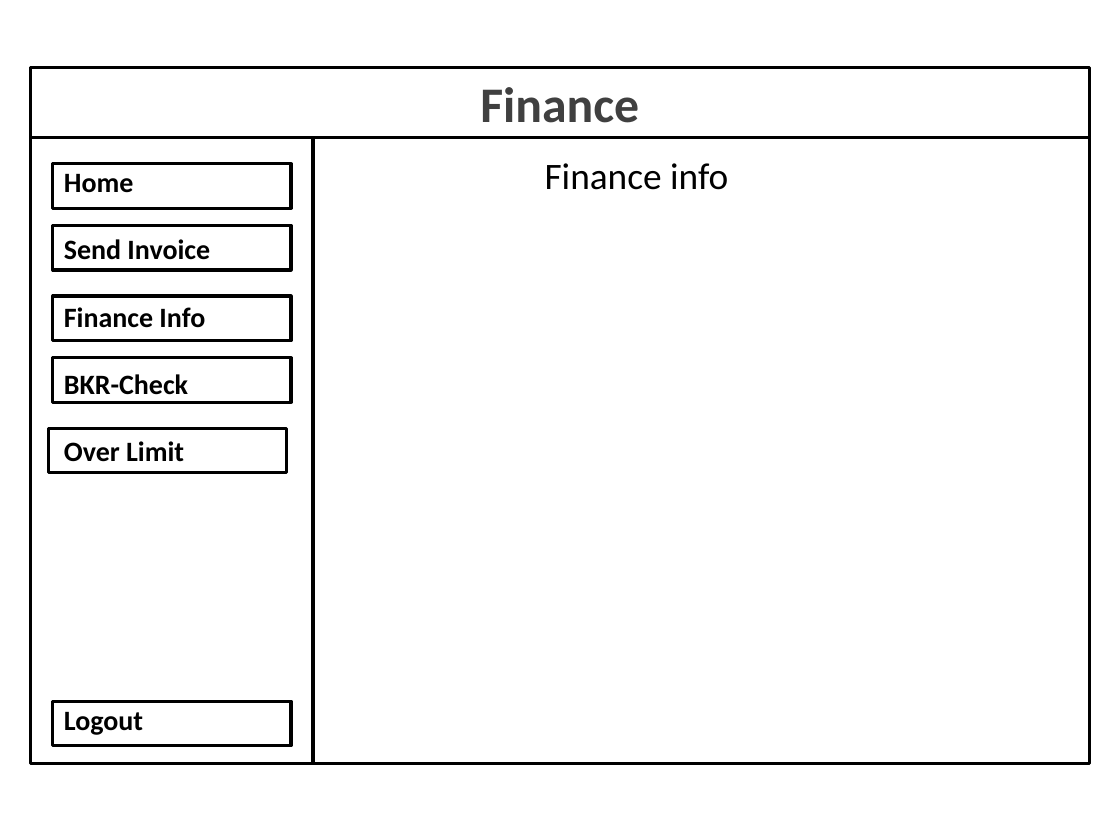
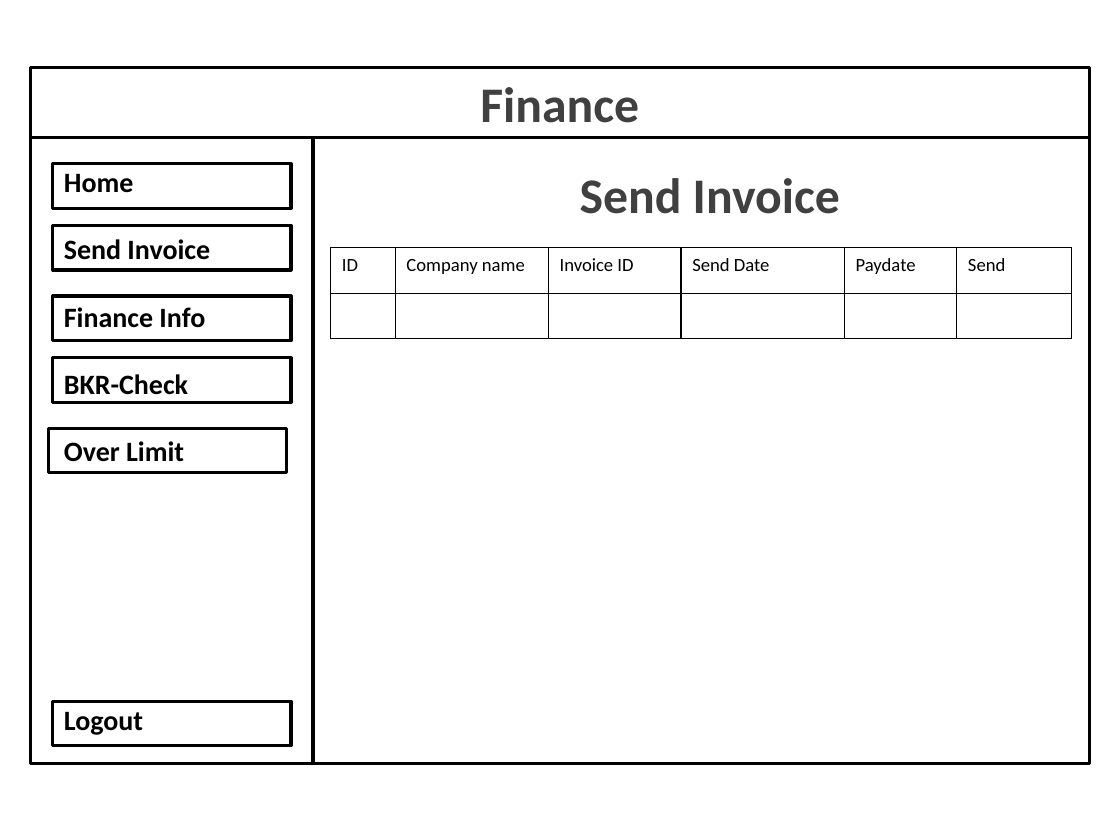
Before and after one commit to Aplicticus/Project_Barroc-IT_Groep6, a slide deck: slide 14 of Docs/Prototype_v0.1/Barroc-IT Prototype.pptx. Drawn at 1120x840 pixels with LibreOffice and Linux fonts; fonts in the diff are those of the drawing. Boxes give left, top, right and bottom in pixels: in the first picture for what was removed or moved away, otherwise in the second. Text is boxed around its words. In the diff, an @@ line names an element or a change of style, - is before the commit and + after.

```diff
--- a/Docs/Prototype_v0.1/Barroc-IT Prototype.pptx
+++ b/Docs/Prototype_v0.1/Barroc-IT Prototype.pptx
@@ text removed at [545,163,728,190] @@
-Finance info
@@ text added at [580,178,840,214], 32 pt, text #404040, bold @@
+Send Invoice
@@ table added at [330,248,1072,338], 2 rows, 6 columns @@
+ID | Company name | Invoice ID | Send Date | Paydate | Send
+ |  |  |  |  | 
```
Also in this commit, not shown: 6 other slides changed, 5 slides added.
